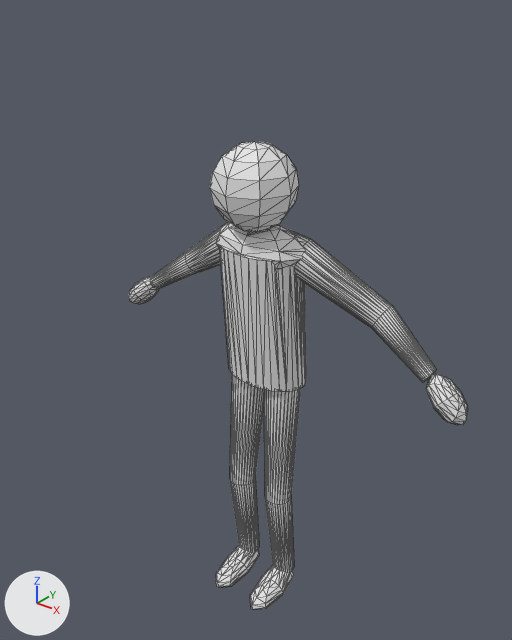
The glTF model assets/standard_character_a_pose.glb, before and after one commit.
Both versions are drawn from a 50 mm lens placed at (1.51, -1.95, 1.27), pointed at (0.05, -0.13, 0.14). Arrows for +X, +Y and +Z are at lower left; the lights stay in place. The first picture is the older version. Mesh edges are drawn as thin lines.

The first picture shows 'MeshInstance3D'.
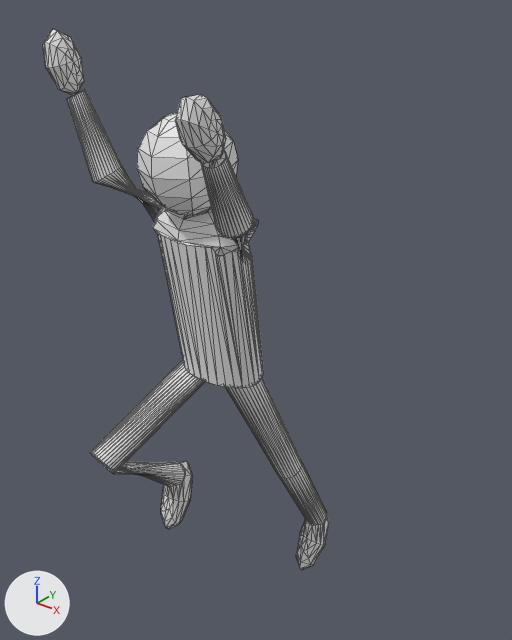
The newer file adds an action. The first version stands in its rest pose; the second is drawn at frame 4 of the action 'moving_jump'.

The change in detail:
Bone 'spine' (bone_spine) moves from (0.0, 0.0, 0.0) to (0.0, 0.213, 0.211).
Bone 'spine' (bone_spine) turns from (0, 0, 0) to (5, 0, 0) degrees about its own x, y and z.
Bone 'upper_arm.L' (bone_upper_arm_l) turns from (0, 0, 0) to (134, 1, -76) degrees about its own x, y and z.
Bone 'upper_arm.R' (bone_upper_arm_r) turns from (0, 0, 0) to (144, -2, 81) degrees about its own x, y and z.
Bone 'forearm.R' (bone_forearm_r) turns from (0, 0, 0) to (16, 5, 0) degrees about its own x, y and z.
Bone 'thigh.L' (bone_thigh_l) turns from (0, 0, 0) to (23, 3, -6) degrees about its own x, y and z.
Bone 'shin.L' (bone_shin_l) turns from (0, 0, 0) to (-7, 0, 4) degrees about its own x, y and z.
Bone 'foot.L' (bone_foot_l) turns from (0, 0, 0) to (28, 0, 1) degrees about its own x, y and z.
Bone 'thigh.R' (bone_thigh_r) turns from (0, 0, 0) to (-65, 5, 3) degrees about its own x, y and z.
Bone 'shin.R' (bone_shin_r) turns from (0, 0, 0) to (110, -1, -6) degrees about its own x, y and z.
Bone 'foot.R' (bone_foot_r) turns from (0, 0, 0) to (10, 0, 0) degrees about its own x, y and z.

Boxes [x1, y1, x2, y2] around the edits, measured in the pictures (512 x 640 px):
'MeshInstance3D', posed (15% narrower, 16% taller): before [129, 142, 467, 610]; after [43, 29, 329, 570]
bone 'spine', root to tip: before (274, 383) to (270, 361); after (233, 376) to (225, 352)
bone 'upper_arm.L', root to tip: before (315, 266) to (381, 313); after (262, 249) to (237, 225)
bone 'upper_arm.R', root to tip: before (231, 242) to (197, 257); after (174, 225) to (107, 178)
bone 'forearm.R', root to tip: before (197, 257) to (156, 278); after (107, 178) to (76, 97)
bone 'thigh.L', root to tip: before (287, 382) to (279, 495); after (245, 376) to (290, 464)
bone 'shin.L', root to tip: before (279, 495) to (284, 569); after (290, 464) to (318, 518)
bone 'foot.L', root to tip: before (284, 569) to (273, 588); after (318, 518) to (315, 537)
bone 'thigh.R', root to tip: before (249, 367) to (244, 477); after (205, 359) to (101, 466)
bone 'shin.R', root to tip: before (244, 477) to (250, 549); after (101, 466) to (180, 473)
bone 'foot.R', root to tip: before (250, 549) to (239, 568); after (180, 473) to (182, 492)
